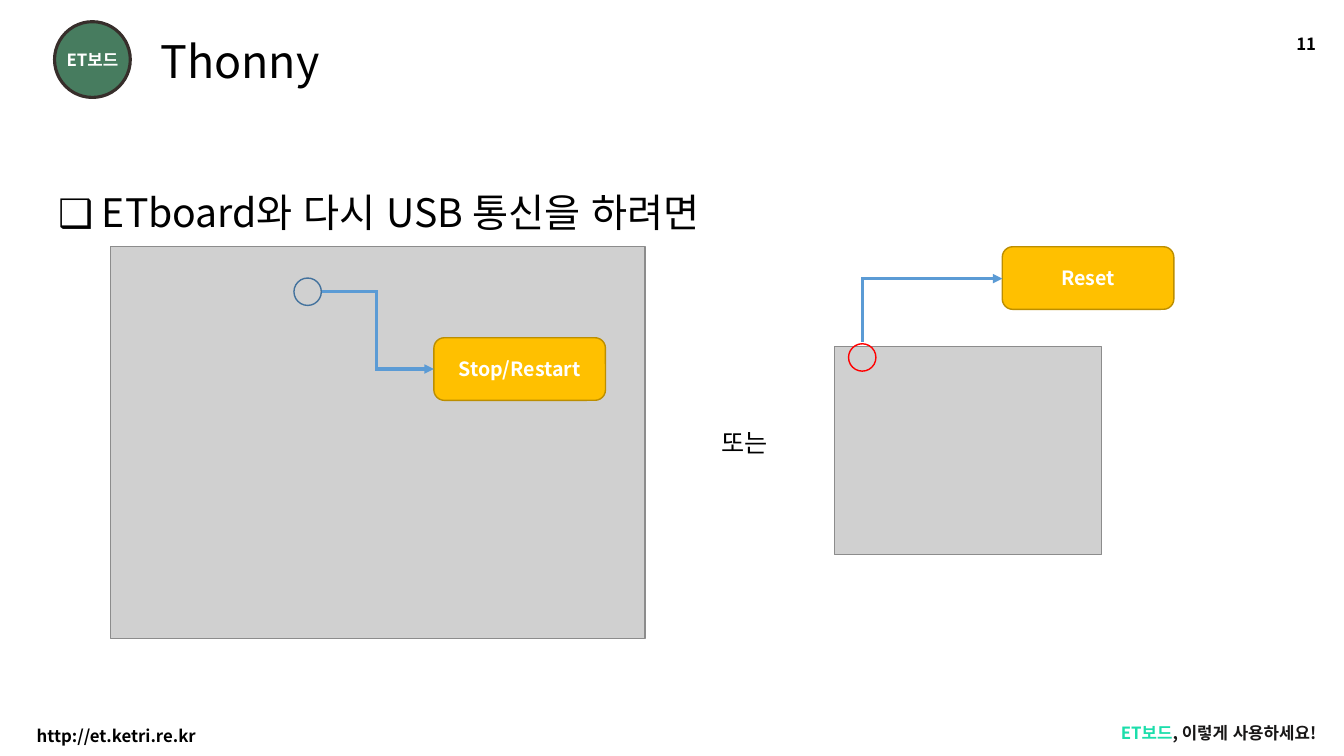
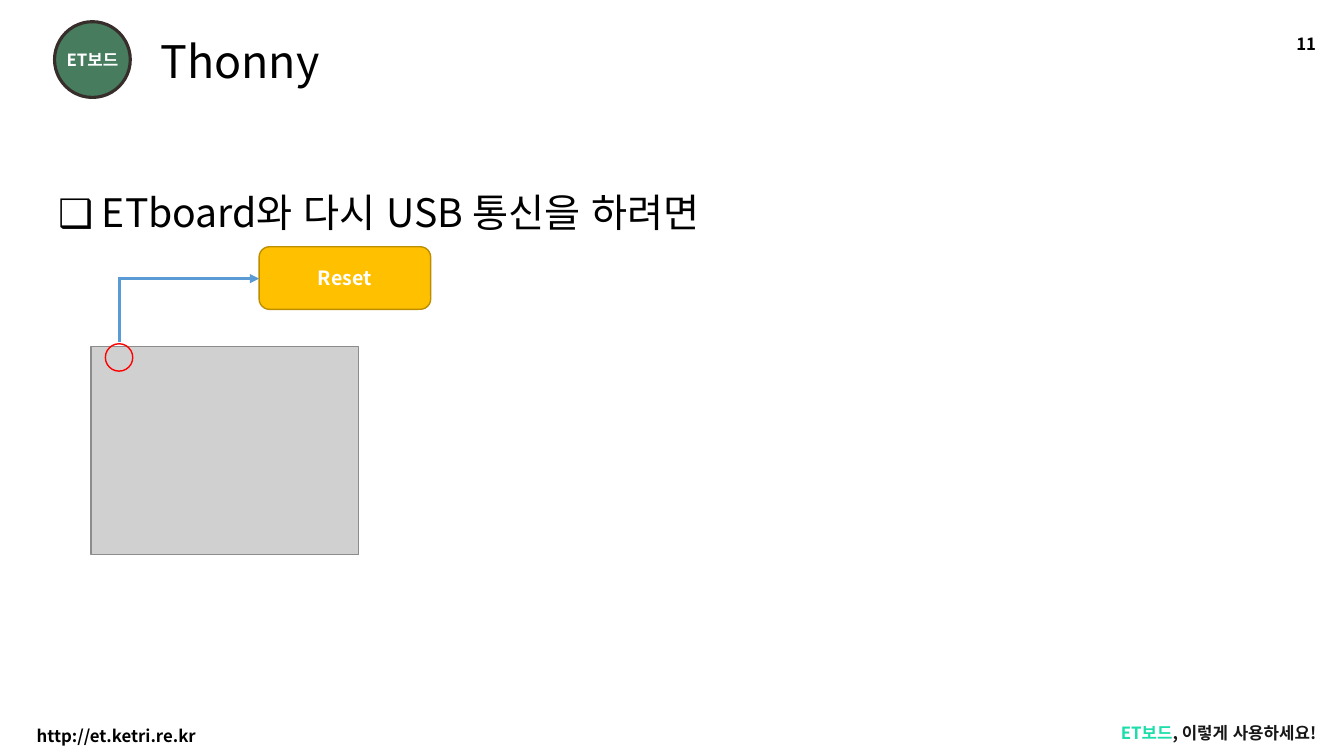
Before and after one commit to etboard/ETboard_Simple_Remote_Controller_by_Serial, a slide deck: slide 11 of doc/K230616_ETboard_USB 데이터 통신(파이썬)v0.91.pptx. Drawn at 1344x756 pixels with LibreOffice and Linux fonts; fonts in the diff are those of the drawing; grey boxes stand for pictures; background and template pictures are left out. Boxes give left, top, right and bottom in pixels: in the first picture for what was removed or moved away, otherwise in the second. Text is boxed around its words. In the diff, an @@ line names an element or a change of style, - is before the commit and + after.

Commit message:
update doc

```diff
--- a/doc/K230616_ETboard_USB 데이터 통신(파이썬)v0.91.pptx
+++ b/doc/K230616_ETboard_USB 데이터 통신(파이썬)v0.91.pptx
@@ picture removed at (111, 247, 645, 639) @@
@@ ellipse removed at (294, 278, 322, 306) @@
@@ elbow arrow removed from (322, 291) to (434, 369) @@
@@ 1 picture, 1 rounded rectangle, 1 elbow arrow, 1 ellipse: place and size @@
-1 picture, 1 rounded rectangle, 1 elbow arrow, 1 ellipse at (835, 247, 1174, 555)
+1 picture, 1 rounded rectangle, 1 elbow arrow, 1 ellipse at (91, 247, 431, 555)
@@ rounded rectangle removed at (434, 338, 605, 400) @@
-Stop/Restart
@@ text removed at (721, 432, 767, 454) @@
-또는
```
Also in this commit, not shown: 2 other slides changed.
